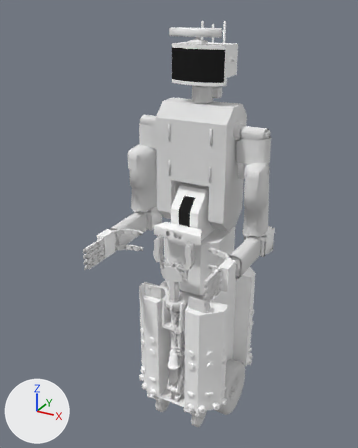
Two versions of the Blender file vlabs2/vl.vlabs.com.ua/models/valter/valter.blend, one commit apart.
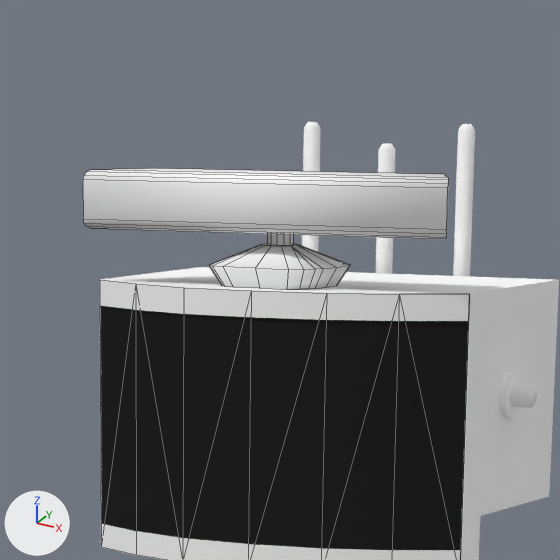
There are two pictures of each version: one whole from a camera (50 mm lens) standing at (0.925, -1.88, 1.925) and looking at (-0.065, -0.08, 1.025), one close up on the part from 44% to 67% of the width and 1% to 19% of the height. Every picture has the same lights, and +X, +Y and +Z are marked at lower left. The close-ups show mesh edges as thin lines.

In view in the first close-up: 'headFrame', 'headGlass', 'kinectHead'.
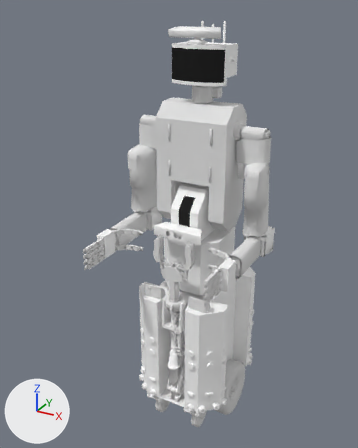
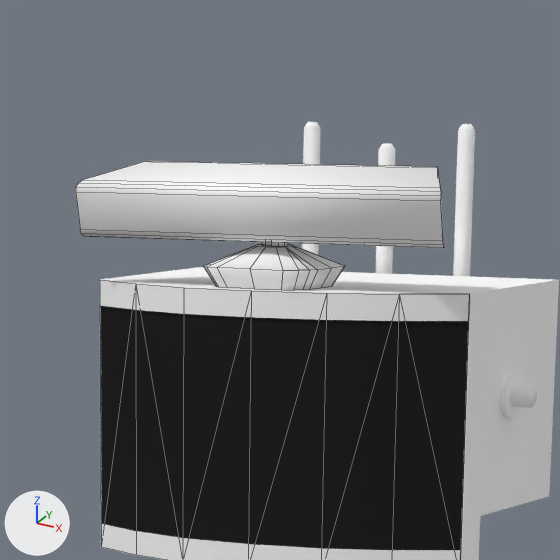
Patch to the scene script:
```diff
--- a/vlabs2/vl.vlabs.com.ua/models/valter/valter.blend.py
+++ b/vlabs2/vl.vlabs.com.ua/models/valter/valter.blend.py
@@ me_kinectheadgeometry @@
 me_kinectheadgeometry.from_pydata(...)  # 108 vertices, 71 faces; spans x -0.132..0.095, y -0.005..0.056, z -0.044..0.016
 # used by ob_kinecthead; parent = ob_headframe; location = (0.016, -0.067, 1.832)
+# me_kinectheadgeometry part 1: the loose piece of 32 vertices spanning x -0.132..0.095, y 0.0..0.051, z -0.016..0.016 is turned 13.2 degrees about the x axis through the mesh origin
+# me_kinectheadgeometry part 2: the loose piece of 24 vertices spanning x -0.027..-0.01, y 0.021..0.03, z -0.022..-0.016 is scaled about its middle by (1, 1, 1.72), then moved by (0.0, -0.001, 0.008)
+# me_kinectheadgeometry part 3: the loose piece of 52 vertices spanning x -0.054..0.017, y -0.005..0.056, z -0.044..-0.022 is moved by (0.0, -0.001, 0.006)
 me_kinectheadgeometry.materials.append(mat_kinectheadmaterial)
@@ ob_kinecthead @@
 ob_kinecthead.matrix_parent_inverse = Matrix(((1.0, 0.0, 0.0, -0.0000157), (0.0, 1.0, 0.0, 0.0), (0.0, 0.0, 1.0, -1.667), (0.0, 0.0, 0.0, 1.0)))
-ob_kinecthead.location = (0.016, -0.067, 1.832)
+ob_kinecthead.location = (0.016, -0.0732, 1.826)
```

Where the change shows, as pixel boxes (x1, y1, x2, y2) in the close-ups (560 x 560 px; the box of a moved part takes in the faces that stretch with it):
'kinectHead', reshaped, moved (7% taller): before (83, 168, 448, 289); after (76, 161, 444, 290)
part 1 of me_kinectheadgeometry, moved or reshaped: before (83, 168, 448, 239); after (76, 161, 444, 248)
part 2 of me_kinectheadgeometry, moved or reshaped: before (267, 234, 293, 245); after (262, 242, 288, 246)
part 3 of me_kinectheadgeometry, moved or reshaped: before (209, 244, 350, 289); after (203, 245, 345, 290)
